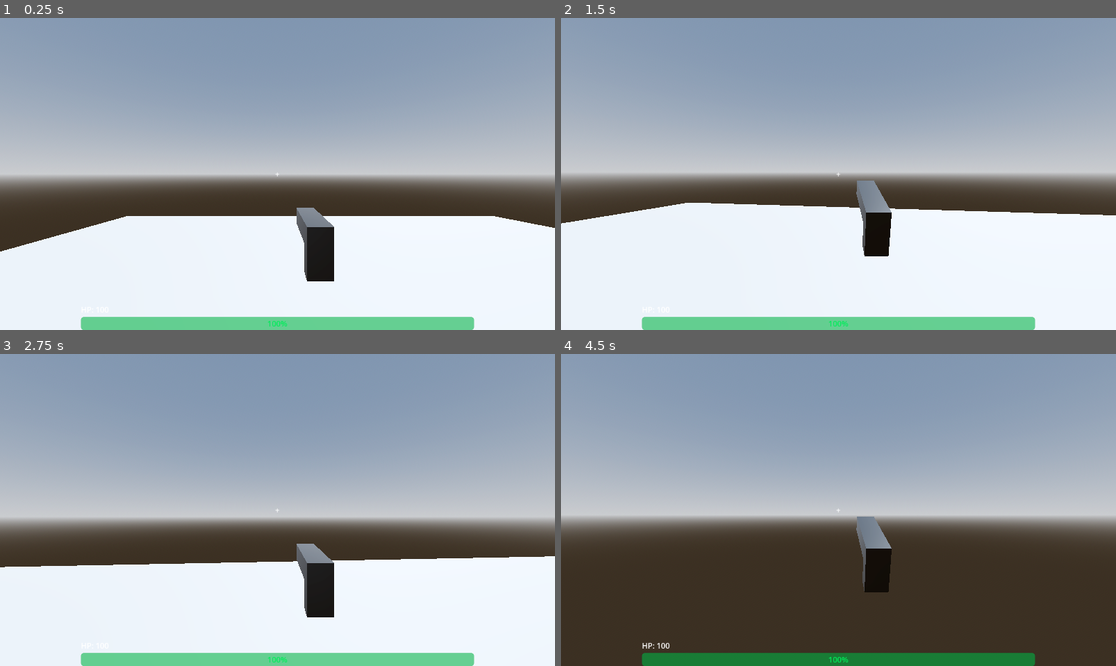
Above: before the commit, frames 1-4 (two rows, left to right).
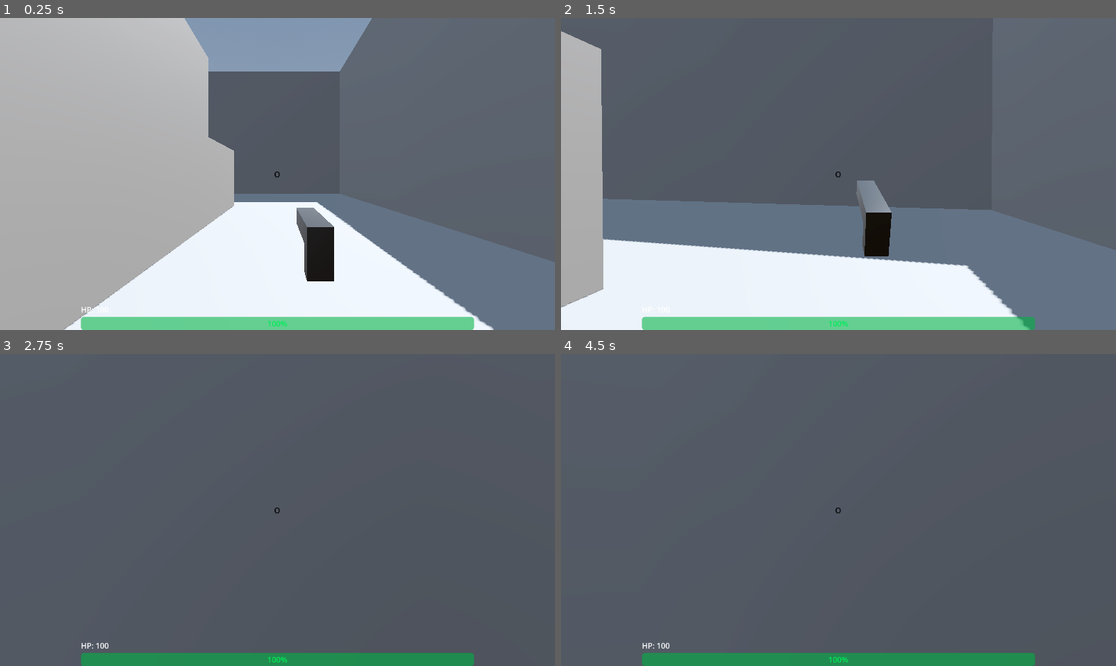
Above: after the commit, the same moments.

Repository: SaebyulH/multiplayer-game
Game: Godot game, scene res://game.tscn
Same seed, same stepped clock (60 frames per second), same inputs: the game is played once before the commit and once after it. This scene is started directly instead of the project's main scene.
Inputs (mouse positions are in pixels of both pictures, inside the frame that each line leads up to):
- Up to frame 1 (0.25 s): no input
- Up to frame 2 (1.5 s): tap Enter (ui_accept) at 0.5, 0.77 s; move the mouse to (866, 174) at 0.52 s; hold W (move_forward) from 0.53 s (still down); click (866, 174) at 0.6 s; move the mouse to (810, 174) at 1.27 s; click (810, 174) at 1.35 s
- Up to frame 3 (2.75 s): keep holding W (move_forward); tap Enter (ui_accept) at 1.52 s; move the mouse to (288, 503) at 2.02 s; click (288, 503) at 2.1 s
- Up to frame 4 (4.5 s): keep holding W (move_forward); move the mouse to (832, 516) at 2.77 s; click (832, 516) at 2.85 s; tap Enter (ui_accept) at 3.02, 3.77, 4.25 s; move the mouse to (877, 513) at 3.52 s; click (877, 513) at 3.6 s; move the mouse to (794, 506) at 4.27 s; click (794, 506) at 4.35 s

The runs differ from the first frame. In frame 1, 69% of the frame differs, in the area x 0-100%, y 0-100%; in frame 2, 78%; in frame 3, 99%; in frame 4, 99%.

Commit message:
make it better

Diff:
--- a/Player.tscn
+++ b/Player.tscn
@@ -3,6 +3,9 @@
 [ext_resource type="Script" uid="uid://bwg0f7q25waie" path="res://player.gd" id="1_xhfnw"]
 
 [sub_resource type="CapsuleShape3D" id="CapsuleShape3D_0rwas"]
+
+[sub_resource type="StandardMaterial3D" id="StandardMaterial3D_kpjcp"]
+albedo_color = Color(1, 0.35684806, 0.5079961, 1)
 
 [sub_resource type="CapsuleMesh" id="CapsuleMesh_xhfnw"]
 
@@ -69,6 +72,7 @@
 shape = SubResource("CapsuleShape3D_0rwas")
 
 [node name="MeshInstance3D" type="MeshInstance3D" parent="." unique_id=1616540823]
+material_override = SubResource("StandardMaterial3D_kpjcp")
 mesh = SubResource("CapsuleMesh_xhfnw")
 
 [node name="Head" type="Node3D" parent="." unique_id=310579590]
@@ -77,7 +81,7 @@
 [node name="Camera3D" type="Camera3D" parent="Head" unique_id=1949569597]
 
 [node name="AttackRaycast" type="RayCast3D" parent="Head/Camera3D" unique_id=1871601543]
-target_position = Vector3(0, 0, -1000)
+target_position = Vector3(0, 0, -3)
 
 [node name="CSGCombiner3D" type="CSGCombiner3D" parent="Head" unique_id=2003275331]
 transform = Transform3D(1, 0, 0, 0, 0.99999994, 0, 0, 0, 0.99999994, 0.12826478, 0, -0.5170328)
@@ -119,6 +123,7 @@
 value = 100.0
 
 [node name="Crosshair" type="Label" parent="CanvasLayer" unique_id=551098004]
+modulate = Color(0, 0, 0, 1)
 anchors_preset = 8
 anchor_left = 0.5
 anchor_top = 0.5
@@ -130,7 +135,7 @@
 offset_bottom = 11.5
 grow_horizontal = 2
 grow_vertical = 2
-text = "+"
+text = "O"
 horizontal_alignment = 1
 vertical_alignment = 1
 
--- a/game.gd
+++ b/game.gd
@@ -36,7 +36,12 @@
 	var player = PLAYER_SCENE.instantiate()
 	player.name = str(peer_id)
 	player.set_multiplayer_authority(peer_id)
-	player.position = Vector3(randf_range(-3, 3), 1, randf_range(-3, 3))
+
+	if peer_id == 1:
+		player.position = $HostPosition.position
+	else:
+		player.position = $ClientPosition.position
+
 	add_child(player)
 	print("Player spawned locally for peer: ", peer_id, " on machine: ", multiplayer.get_unique_id())
 
--- a/game.tscn
+++ b/game.tscn
@@ -30,6 +30,52 @@
 spawn_path = NodePath("..")
 
 [node name="CSGBox3D" type="CSGBox3D" parent="." unique_id=429483313]
-transform = Transform3D(1, 0, 0, 0, 1, 0, 0, 0, 1, 0, -3, 0)
+transform = Transform3D(1, 0, 0, 0, 1, 0, 0, 0, 1, 0.743042, -3, -2.7047424)
 use_collision = true
-size = Vector3(32, 1, 32)
+size = Vector3(58.966064, 1, 68.73981)
+
+[node name="CSGBox3D2" type="CSGBox3D" parent="." unique_id=860225178]
+transform = Transform3D(1, 0, 0, 0, 1, 0, 0, 0, 1, -2.1006393, 4.9550724, 30.066742)
+use_collision = true
+size = Vector3(67.16312, 18.149658, 5.90448)
+
+[node name="CSGBox3D3" type="CSGBox3D" parent="." unique_id=830583952]
+transform = Transform3D(1, 0, 0, 0, 1, 0, 0, 0, 1, -2.1006393, 4.9550724, -34.583702)
+use_collision = true
+size = Vector3(67.16312, 18.149658, 5.90448)
+
+[node name="CSGBox3D4" type="CSGBox3D" parent="." unique_id=1731420990]
+transform = Transform3D(-4.371139e-08, 0, 1, 0, 1, 0, -1, 0, -4.371139e-08, -31.55526, 4.9550724, -1.0680084)
+use_collision = true
+size = Vector3(67.16312, 18.149658, 5.90448)
+
+[node name="CSGBox3D5" type="CSGBox3D" parent="." unique_id=2108202790]
+transform = Transform3D(-4.371139e-08, 0, 1, 0, 1, 0, -1, 0, -4.371139e-08, 28.28231, 4.9550724, -1.0680084)
+use_collision = true
+size = Vector3(67.16312, 18.149658, 5.90448)
+
+[node name="CSGBox3D6" type="CSGBox3D" parent="." unique_id=740722913]
+transform = Transform3D(-4.371139e-08, 0, 1, 0, 1, 0, -1, 0, -4.371139e-08, 10.199496, 1.178339, -3.5047188)
+use_collision = true
+size = Vector3(23.31678, 10.596191, 5.90448)
+
+[node name="CSGBox3D7" type="CSGBox3D" parent="." unique_id=1386561721]
+transform = Transform3D(-4.371139e-08, 0, 1, 0, 1, 0, -1, 0, -4.371139e-08, -12.3828535, 1.178339, -3.5047188)
+use_collision = true
+size = Vector3(23.31678, 10.596191, 5.90448)
+
+[node name="CSGBox3D8" type="CSGBox3D" parent="." unique_id=1066096836]
+transform = Transform3D(-4.371139e-08, 0, 1, 0, 1, 0, -1, 0, -4.371139e-08, -12.3828535, -0.99518394, -3.5398197)
+use_collision = true
+size = Vector3(35.274113, 6.2491455, 5.90448)
+
+[node name="CSGBox3D9" type="CSGBox3D" parent="." unique_id=742332100]
+transform = Transform3D(-4.371139e-08, 0, 1, 0, 1, 0, -1, 0, -4.371139e-08, 10.298774, -0.99518394, -3.5398197)
+use_collision = true
+size = Vector3(35.274113, 6.2491455, 5.90448)
+
+[node name="HostPosition" type="Node3D" parent="." unique_id=1158607876]
+transform = Transform3D(1, 0, 0, 0, 1, 0, 0, 0, 1, 16.91748, 0, -4.0963593)
+
+[node name="ClientPosition" type="Node3D" parent="." unique_id=144583522]
+transform = Transform3D(1, 0, 0, 0, 1, 0, 0, 0, 1, -21.012798, 0, -3.3377721)
--- a/player.gd
+++ b/player.gd
@@ -1,11 +1,11 @@
 extends CharacterBody3D
 
-const SPEED = 5.0
+const SPEED = 15.0
 const JUMP_VELOCITY = 4.5
 const GRAVITY = 9.8
 const MOUSE_SENSITIVITY = 0.003
 const MAX_HEALTH = 100
-const DAMAGE = 25
+const DAMAGE = 125
 const FIRE_RATE = 0.5
 
 var health = MAX_HEALTH
